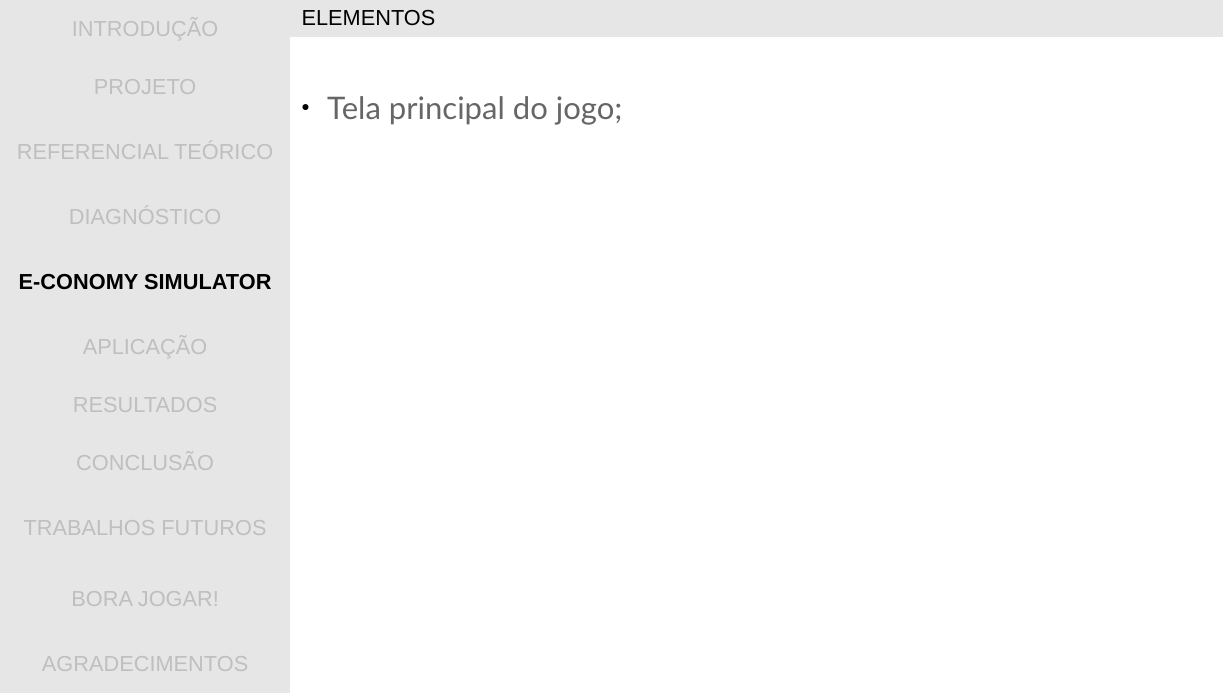
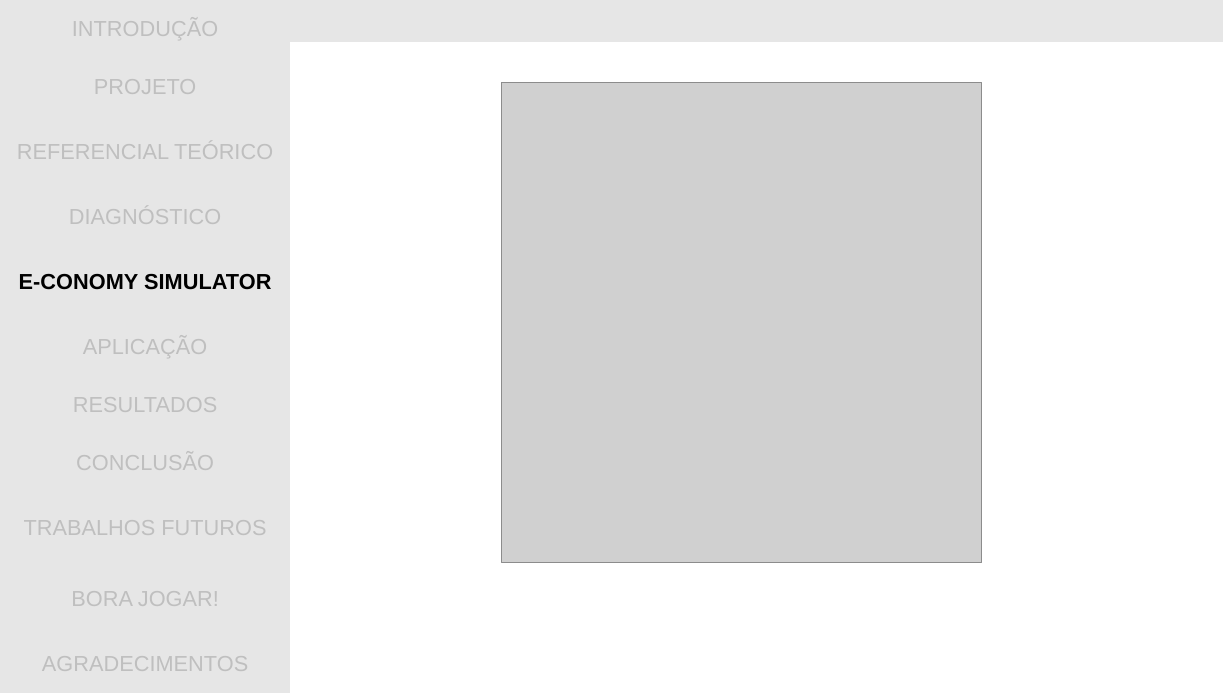
Before and after one commit to gwathsule/e-conomy-simulator, a slide deck: slide 17 of documentacao/apresentacao_tcc.ppt (slide 19 before the commit). Drawn at 1232x693 pixels with LibreOffice and Linux fonts; fonts in the diff are those of the drawing; grey boxes stand for pictures; background and template pictures are left out. Boxes give left, top, right and bottom in pixels: in the first picture for what was removed or moved away, otherwise in the second. Text is boxed around its words. In the diff, an @@ line names an element or a change of style, - is before the commit and + after.

```diff
--- a/documentacao/apresentacao_tcc.ppt
+++ b/documentacao/apresentacao_tcc.ppt
@@ table removed at [291,0,1224,37], 1 rows, 1 columns @@
-ELEMENTOS
@@ table added at [291,0,1224,37], 1 rows, 1 columns @@
+
@@ picture added at [502,83,983,563] @@
@@ text removed at [327,96,623,125] @@
-● Tela principal do jogo;
```
Also in this commit, not shown: 9 other slides changed, 2 slides added, 1 other file.
